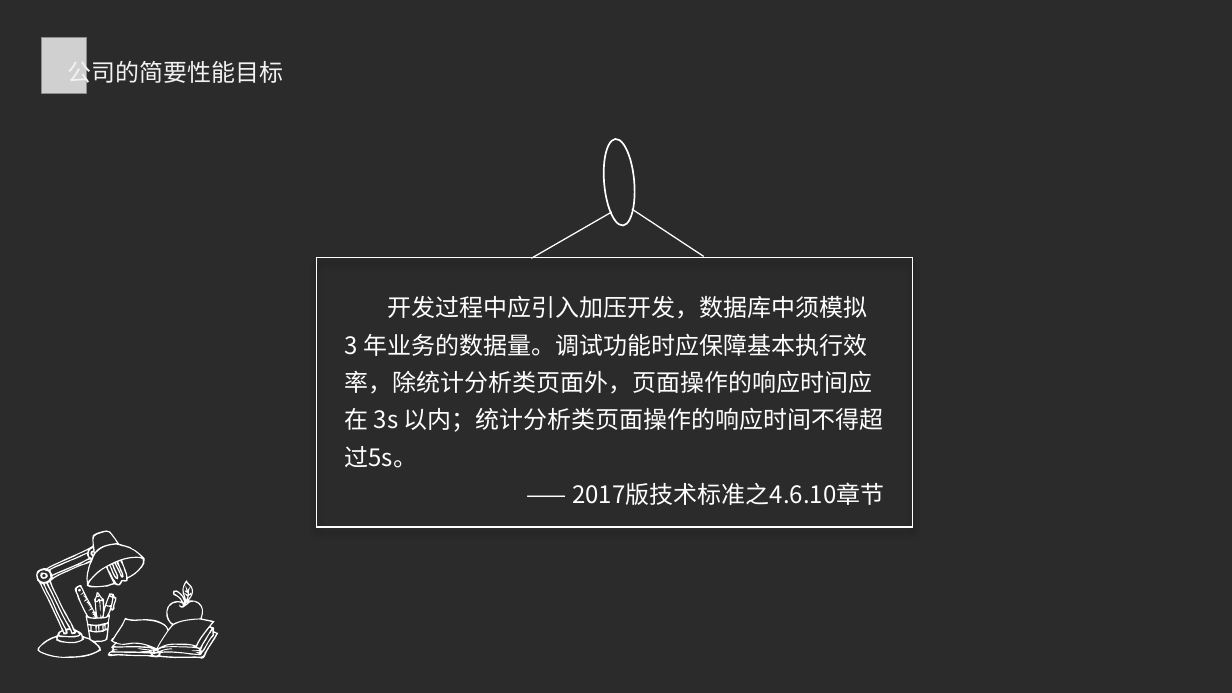
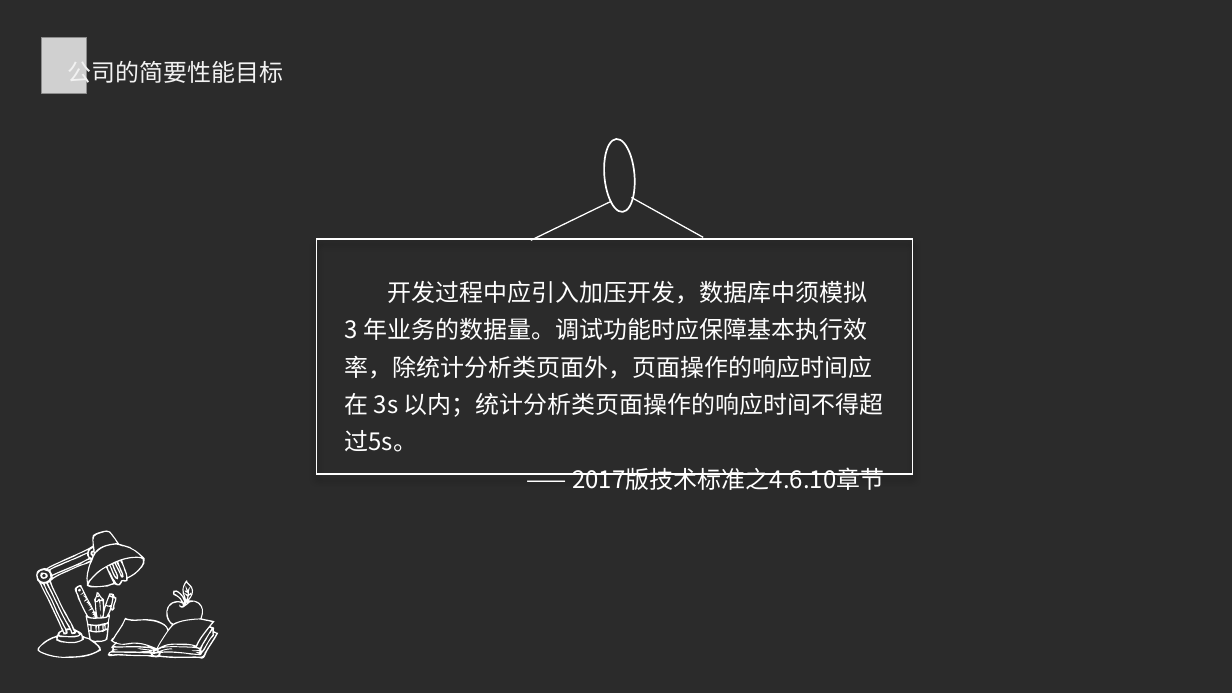
Before and after one commit to mosxuqian/probe, a slide deck: slide 6 of src/main/webapp/doc/design/性能设计.pptx. Drawn at 1232x693 pixels with LibreOffice and Linux fonts; fonts in the diff are those of the drawing; grey boxes stand for pictures; background and template pictures are left out; a plain dark background stands for a picture behind light text. Boxes give left, top, right and bottom in pixels: in the first picture for what was removed or moved away, otherwise in the second. Text is boxed around its words. In the diff, an @@ line names an element or a change of style, - is before the commit and + after.

```diff
--- a/src/main/webapp/doc/design/性能设计.pptx
+++ b/src/main/webapp/doc/design/性能设计.pptx
@@ ellipse: place and size @@
-ellipse at box(600, 138, 637, 227)
+ellipse at box(601, 138, 636, 213)
@@ line moved from (532, 257) - (612, 212) to (532, 239) - (612, 200) @@
@@ line moved from (632, 209) - (705, 257) to (632, 198) - (705, 239) @@
@@ rectangle: place and size @@
-rectangle at box(317, 257, 913, 527)
+rectangle at box(317, 239, 913, 474)
@@ text "开发过程中应引入加压开发，数据库中须模拟 3 年业务的数据量。调试功能时应保障基本执行效率，除统计分析类页面外，页面操作 ...": place and size @@
-text "开发过程中应引入加压开发，数据库中须模拟 3 年业务的数据量。调试功能时应保障基本执行效率，除统计分析类页面外，页面操作 ..." at box(344, 296, 884, 505)
+text "开发过程中应引入加压开发，数据库中须模拟 3 年业务的数据量。调试功能时应保障基本执行效率，除统计分析类页面外，页面操作 ..." at box(344, 281, 884, 490)
```
Also in this commit, not shown: 3 other slides changed.
